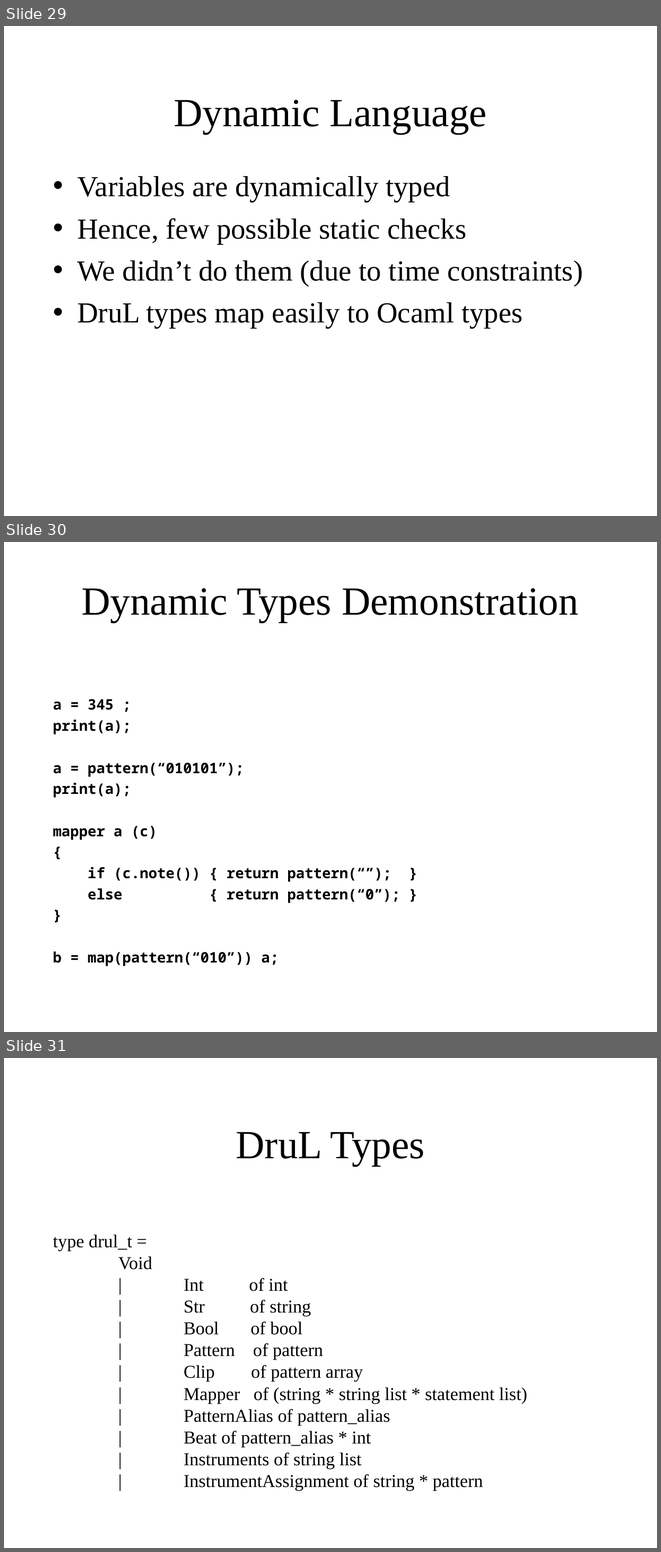
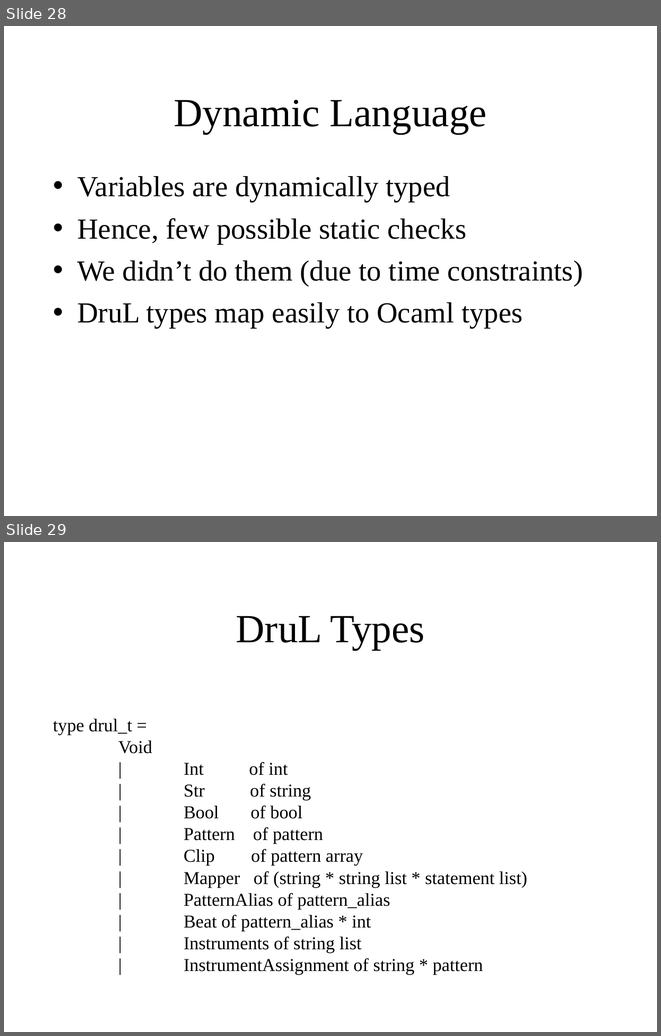
Before and after one commit to waseemilahi/drul, a slide deck: Presentation/Parts1-2.ppt. Shown one above the other, each under a label of ours: slides 29, 30 and 31 before the commit, slides 28 and 29 after it. The pictures are 661x1552 and 661x1036 pixels, drawn with LibreOffice and Linux fonts; fonts in the diff are those of the drawing. Boxes give left, top, right and bottom in pixels: in the first picture for what was removed or moved away, otherwise in the second. Text is boxed around its words. In the diff, an @@ line names an element or a change of style, - is before the commit and + after.

```diff
--- a/Presentation/Parts1-2.ppt
+++ b/Presentation/Parts1-2.ppt
@@ slide 30 removed at [4, 542, 657, 1032], background #FFFFFF @@
@@ title removed at [81, 588, 579, 623] @@
-Dynamic Types Demonstration
@@ subtitle removed at [53, 699, 400, 966] @@
-a = 345 ;
-print(a);
-a = pattern(“010101”);
-print(a);
-mapper a (c)
-{
-if (c.note()) { return pattern(“”); }
-else { return pattern(“0”); }
-}
-b = map(pattern(“010”)) a;
@@ what was slide 29 is now slide 28 @@
@@ what was slide 31 is now slide 29 @@
```
Also in this commit, not shown: 4 slides changed, 2 other slides removed.
